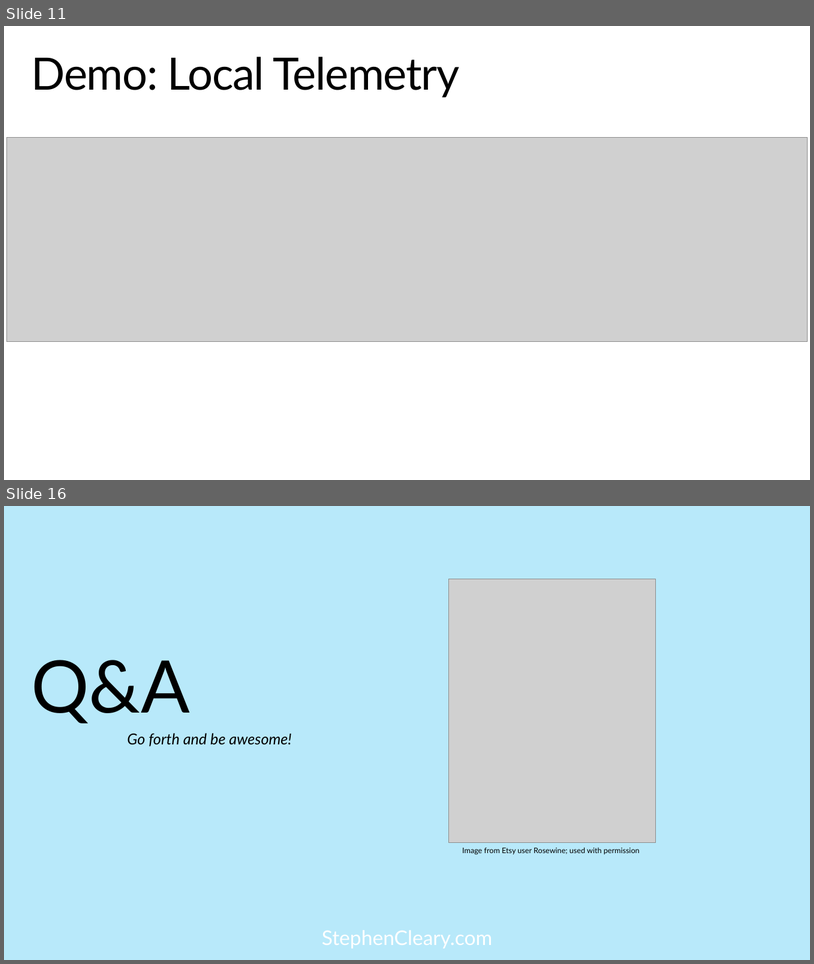
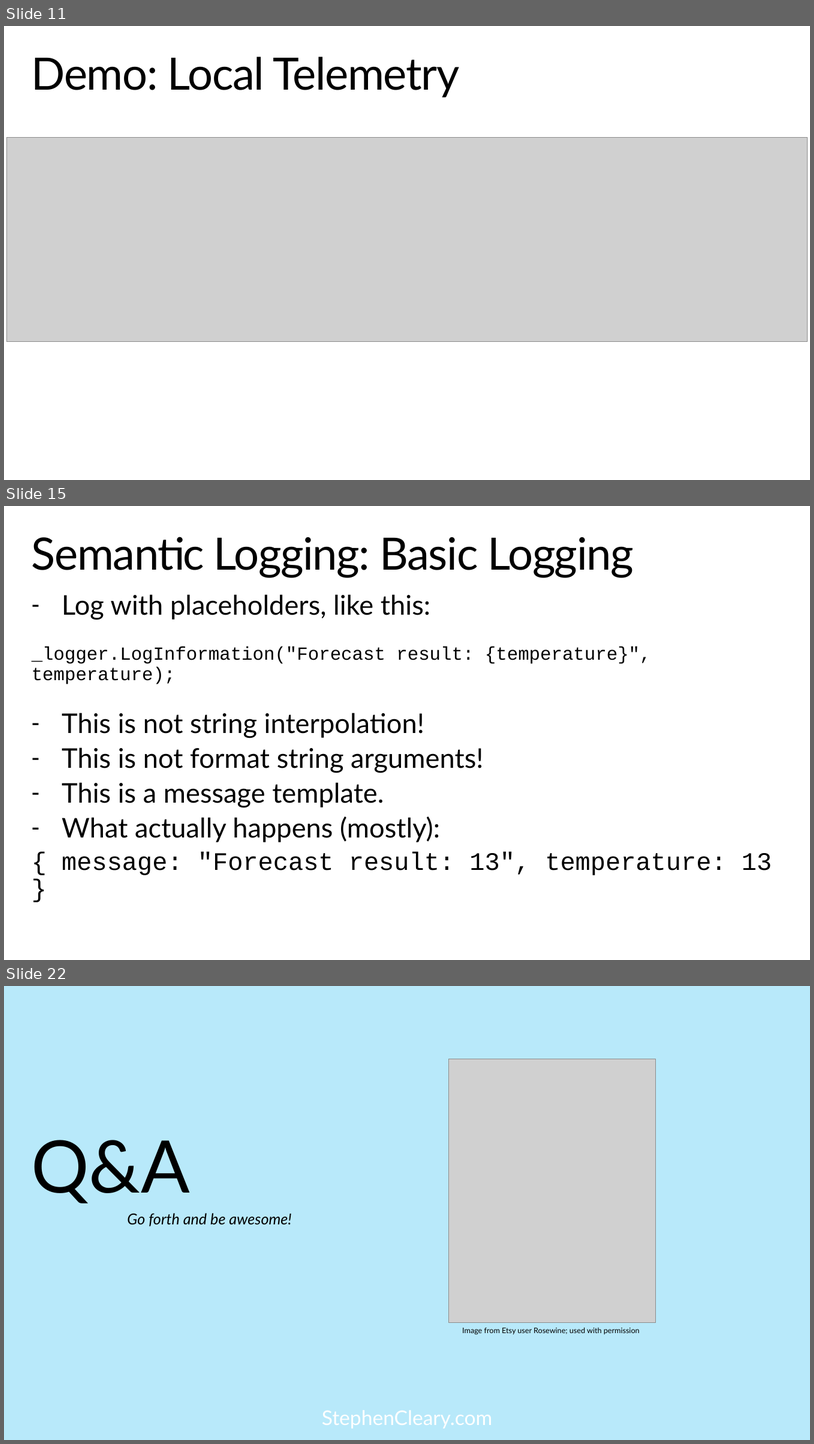
Before and after one commit to StephenCleary/Presentations, a slide deck: Telemetry/Logging Hero.pptx. Shown one above the other, each under a label of ours: slides 11 and 16 before the commit, slides 11, 15 and 22 after it; the slides between them are not shown. The pictures are 814x964 and 814x1444 pixels, drawn with LibreOffice and Linux fonts; fonts in the diff are those of the drawing; grey boxes stand for pictures; background and template pictures are left out. Boxes give left, top, right and bottom in pixels: in the first picture for what was removed or moved away, otherwise in the second. Text is boxed around its words. In the diff, an @@ line names an element or a change of style, - is before the commit and + after.

```diff
--- a/Telemetry/Logging Hero.pptx
+++ b/Telemetry/Logging Hero.pptx
@@ slide 15 added at box(4, 506, 810, 960), background picture (left out); not listed: 1 template element that a slide beside it also shows @@
@@ title added at box(32, 537, 634, 578), 52.9 pt, text #000000 @@
+Semantic Logging: Basic Logging
@@ text added at box(32, 594, 772, 875), 32.4 pt, text #000000 @@
+– Log with placeholders, like this:
+_logger.LogInformation("Forecast result: {temperature}", temperature);
+– This is not string interpolation!
+– This is not format string arguments!
+– This is a message template.
+– What actually happens (mostly):
+{ message: "Forecast result: 13", temperature: 13 }
@@ what was slide 16 is now slide 22 @@
```
Also in this commit, not shown: 4 slides changed, 7 other slides added, 1 slide removed.
